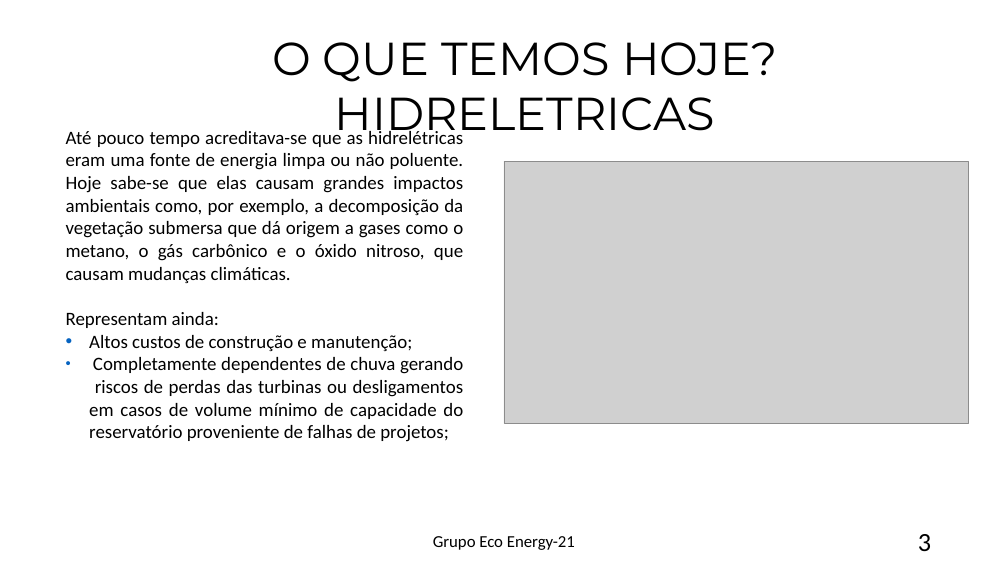
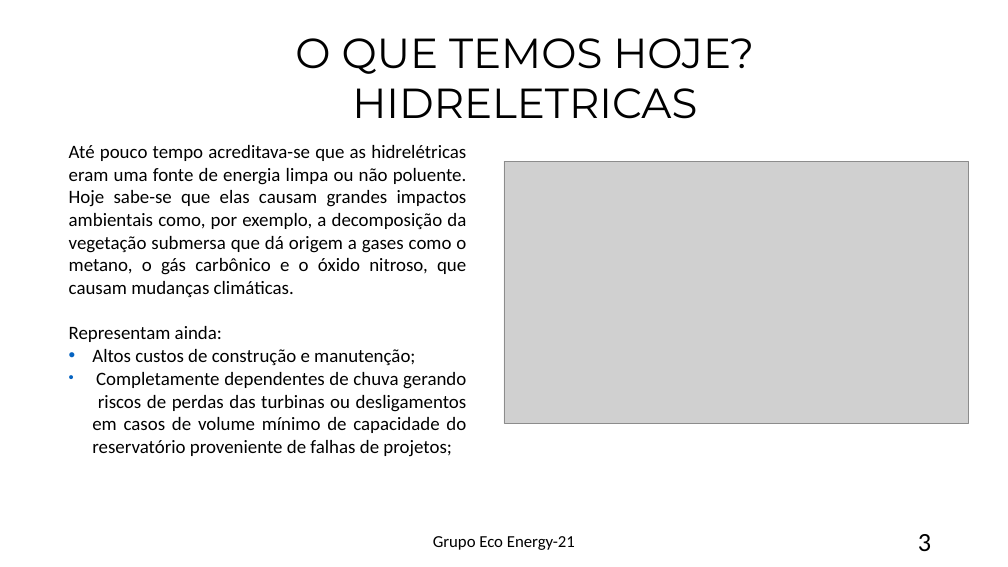
Before and after one commit to sudariogoncalves/ECO-Energy-21-, a slide deck: slide 3 of Projeto Eco-Energy 21.pptx. Drawn at 1008x567 pixels with LibreOffice and Linux fonts; fonts in the diff are those of the drawing; grey boxes stand for pictures. Boxes give left, top, right and bottom in pixels: in the first picture for what was removed or moved away, otherwise in the second. Text is boxed around its words. In the diff, an @@ line names an element or a change of style, - is before the commit and + after.

Commit message:
Projeto Eco-Energy 21 Atualização

```diff
--- a/Projeto Eco-Energy 21.pptx
+++ b/Projeto Eco-Energy 21.pptx
@@ text "O QUE TEMOS HOJE?": place and size @@
-text "O QUE TEMOS HOJE?" at <box>272,42,777,141</box>
+text "O QUE TEMOS HOJE?" at <box>295,38,754,119</box>
@@ text "O QUE TEMOS HOJE?" at <box>295,38,754,119</box>: size 44 to 40 pt @@
@@ text "Até pouco tempo acreditava-se que ...": place and size @@
-text "Até pouco tempo acreditava-se que ..." at <box>66,128,464,442</box>
+text "Até pouco tempo acreditava-se que ..." at <box>69,145,467,457</box>
```
Also in this commit, not shown: 6 other slides changed, 2 slides added, 1 slide removed.
